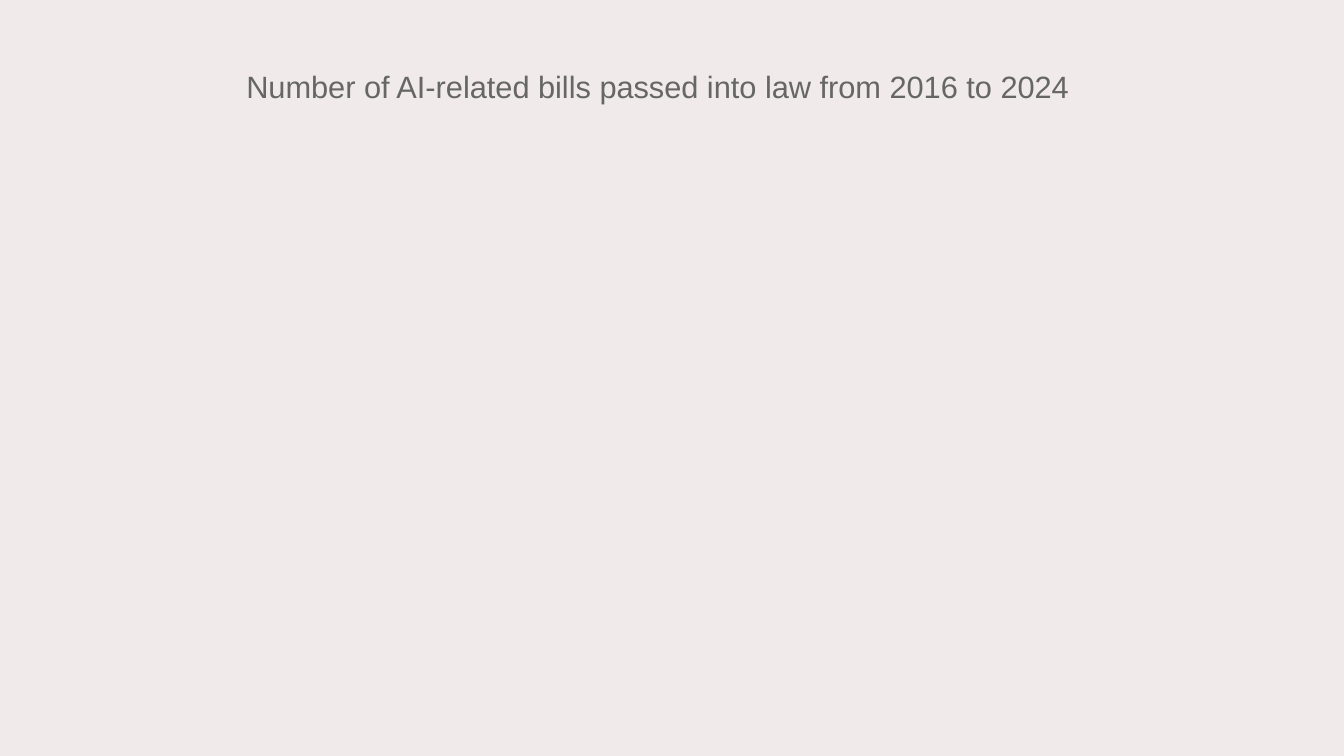
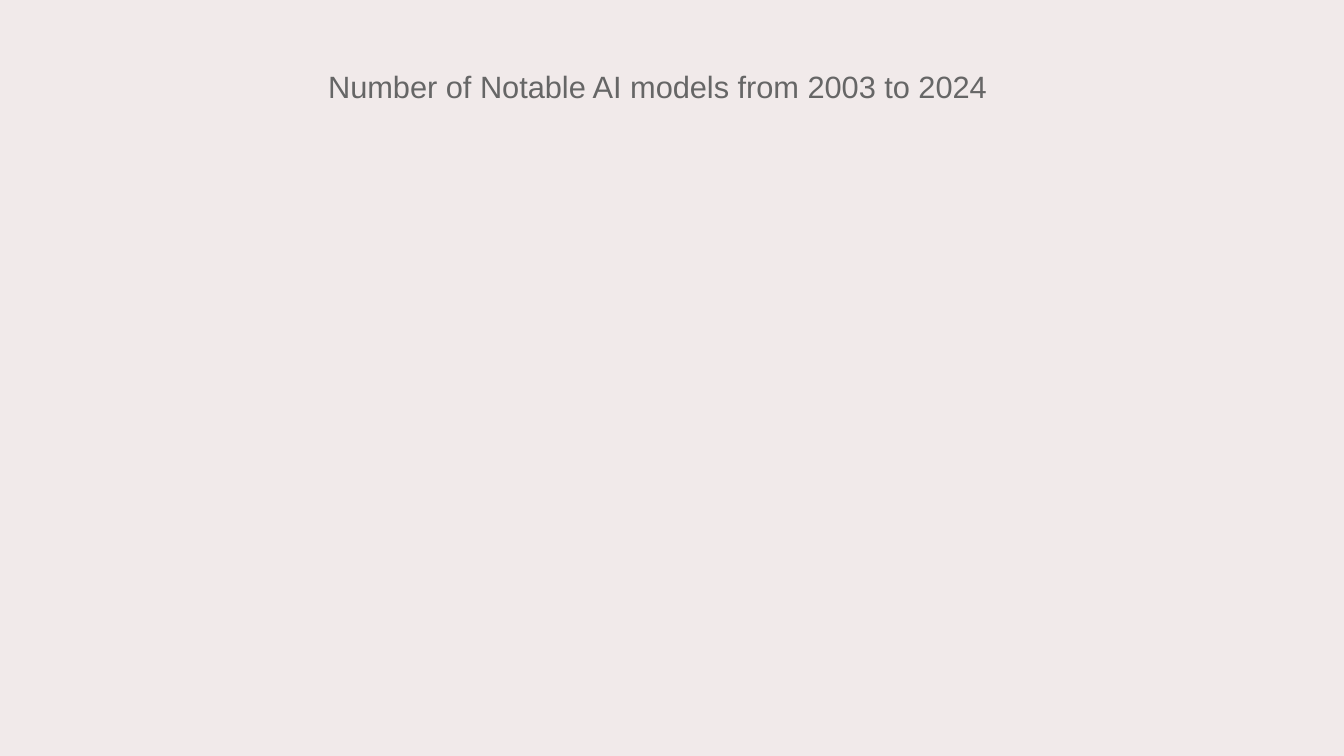
Before and after one commit to Alit54/UniMi---Scientific-Visualization, a slide deck: slide 20 of presentation.odp (slide 19 before the commit). Drawn at 1344x756 pixels with LibreOffice and Linux fonts; fonts in the diff are those of the drawing; background and template pictures are left out. Boxes give left, top, right and bottom in pixels: in the first picture for what was removed or moved away, otherwise in the second. Text is boxed around its words. In the diff, an @@ line names an element or a change of style, - is before the commit and + after.

```diff
--- a/presentation.odp
+++ b/presentation.odp
@@ text at bbox=[328, 75, 986, 98]: text changed @@
-Number of AI-related bills passed into law from 2016 to 2024
+Number of Notable AI models from 2003 to 2024
```
Also in this commit, not shown: 6 other files.
